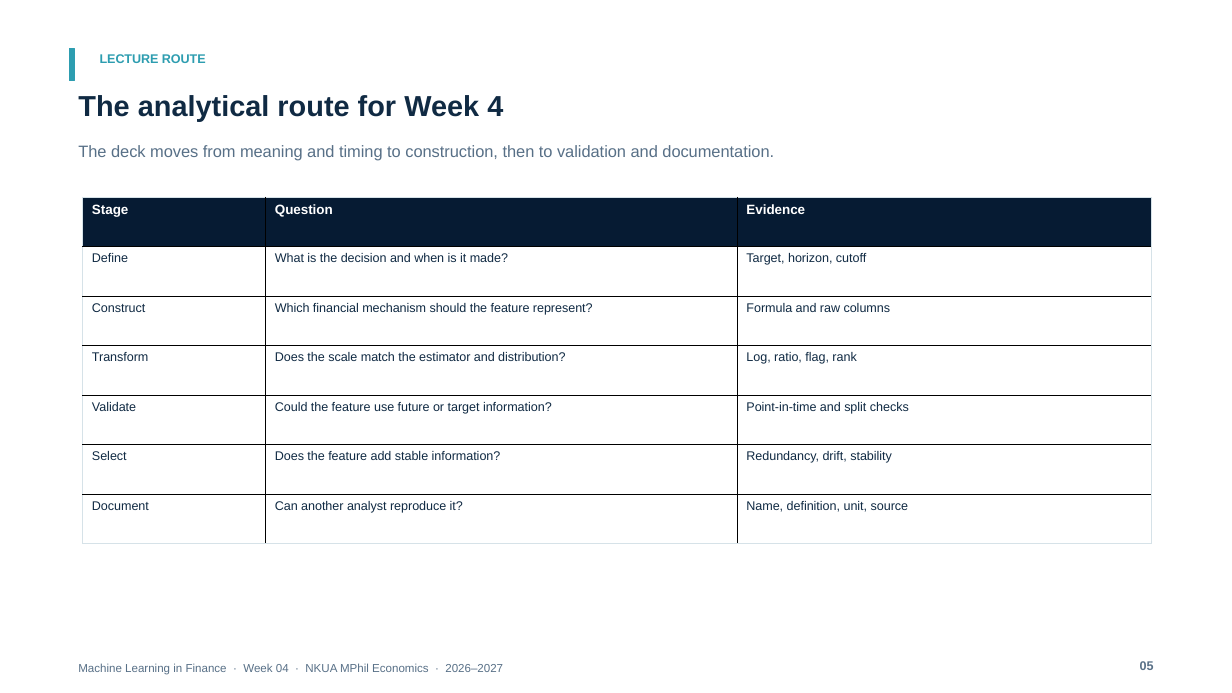
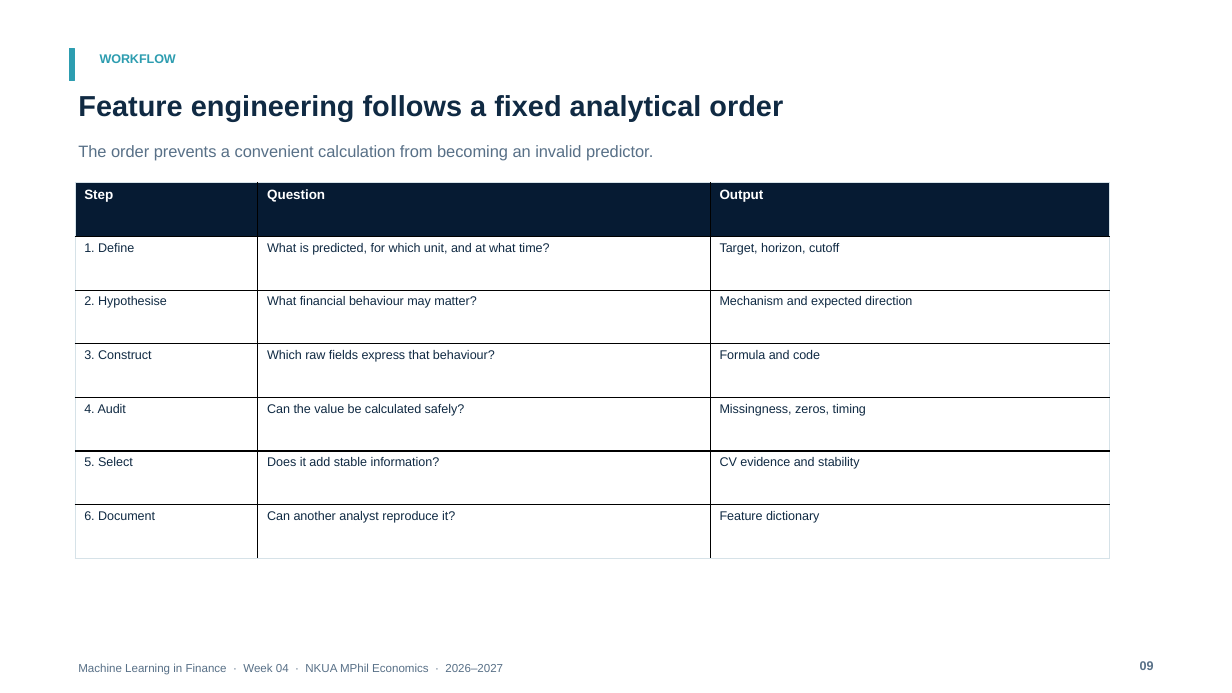
Before and after one commit to fkottas/Teaching-Courses, a slide deck: slide 9 of Machine Learning in Finance/2026-2027/lectures/week-04/slides/Lecture_04_Feature_Engineering_for_Financial_Data_2026-2027.pptx (slide 5 before the commit). Drawn at 1232x693 pixels with LibreOffice and Linux fonts; fonts in the diff are those of the drawing. Boxes give left, top, right and bottom in pixels: in the first picture for what was removed or moved away, otherwise in the second. Text is boxed around its words. In the diff, an @@ line names an element or a change of style, - is before the commit and + after.

Commit message:
Refine Week 4 deck and add scorecard binning methods

```diff
--- a/Machine Learning in Finance/2026-2027/lectures/week-04/slides/Lecture_04_Feature_Engineering_for_Financial_Data_2026-2027.pptx
+++ b/Machine Learning in Finance/2026-2027/lectures/week-04/slides/Lecture_04_Feature_Engineering_for_Financial_Data_2026-2027.pptx
@@ text at bbox=[100, 54, 176, 63]: text changed @@
-LECTURE ROUTE
+WORKFLOW
@@ text at bbox=[78, 95, 783, 121]: text changed @@
-The analytical route for Week 4
+Feature engineering follows a fixed analytical order
@@ text at bbox=[78, 145, 653, 161]: text changed @@
-The deck moves from meaning and timing to construction, then to validation and documentation.
+The order prevents a convenient calculation from becoming an invalid predictor.
@@ table at bbox=[75, 183, 1110, 558] @@
-row 1, column 1: Stage
+row 1, column 1: Step
-row 1, column 3: Evidence
+row 1, column 3: Output
-row 2, column 1: Define
+row 2, column 1: 1. Define
-row 2, column 2: What is the decision and when is it made?
+row 2, column 2: What is predicted, for which unit, and at what time?
-row 3: Construct | Which financial mechanism should the feature represent? | Formula and raw columns
+row 3: 2. Hypothesise | What financial behaviour may matter? | Mechanism and expected direction
-row 4: Transform | Does the scale match the estimator and distribution? | Log, ratio, flag, rank
+row 4: 3. Construct | Which raw fields express that behaviour? | Formula and code
-row 5: Validate | Could the feature use future or target information? | Point-in-time and split checks
+row 5: 4. Audit | Can the value be calculated safely? | Missingness, zeros, timing
-row 6: Select | Does the feature add stable information? | Redundancy, drift, stability
+row 6: 5. Select | Does it add stable information? | CV evidence and stability
-row 7, column 1: Document
+row 7, column 1: 6. Document
-row 7, column 3: Name, definition, unit, source
+row 7, column 3: Feature dictionary
@@ table: place and size @@
-table at bbox=[83, 198, 1152, 544]
+table at bbox=[75, 183, 1110, 558]
@@ text at bbox=[1140, 661, 1154, 670]: text changed @@
-05
+09
```
Also in this commit, not shown: 32 other slides changed, 57 slides added, 76 slides removed, 3 other files.
